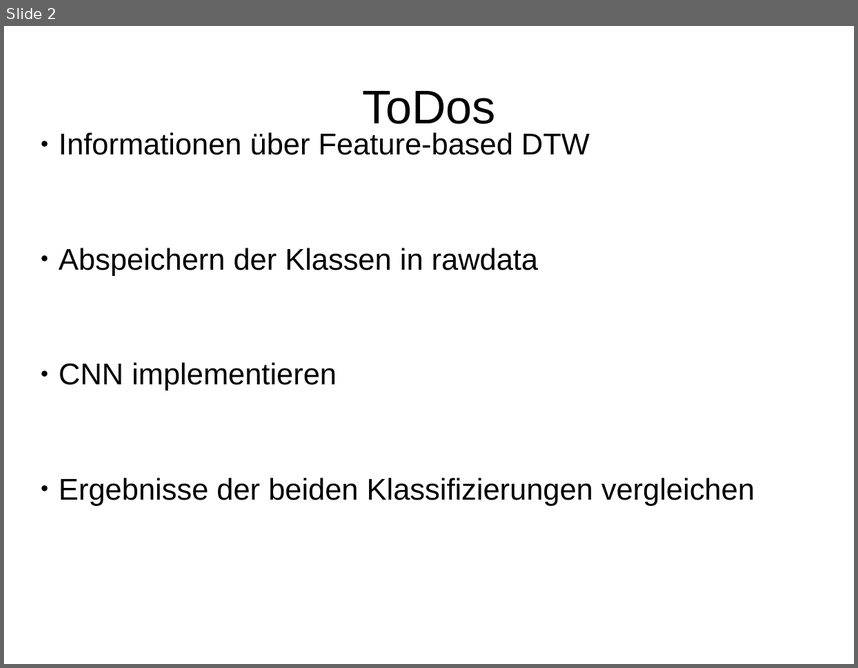
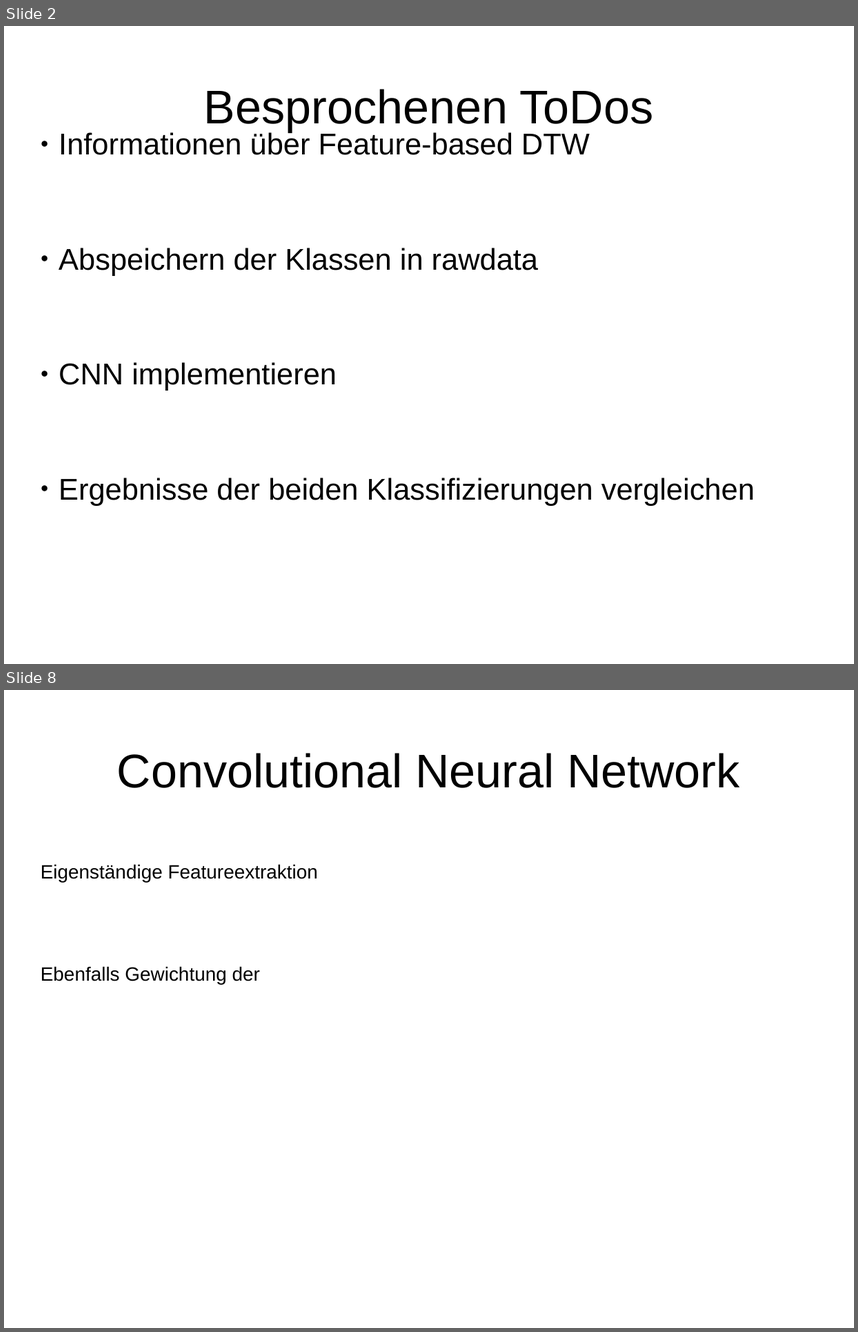
Before and after one commit to HannahSyrek/MTAnalysisOfCGMCurves, a slide deck: presentations/presentation_21_03_18.odp. Shown one above the other, each under a label of ours: slide 2 before the commit, slides 2 and 8 after it; the slides between them are not shown. The pictures are 858x668 and 858x1332 pixels, drawn with LibreOffice and Linux fonts; fonts in the diff are those of the drawing. Boxes give left, top, right and bottom in pixels: in the first picture for what was removed or moved away, otherwise in the second. Text is boxed around its words. In the diff, an @@ line names an element or a change of style, - is before the commit and + after.

```diff
--- a/presentations/presentation_21_03_18.odp
+++ b/presentations/presentation_21_03_18.odp
@@ slide 8 added at [4,690,854,1328], background #FFFFFF @@
@@ title added at [117,753,740,788], 44 pt, text #000000 @@
+Convolutional Neural Network
@@ subtitle added at [41,864,318,984], 18 pt, text #000000 @@
+Eigenständige Featureextraktion
+Ebenfalls Gewichtung der
@@ slide 2 changed as well @@
@@ title at [204,89,654,132]: text changed @@
-ToDos
+Besprochenen ToDos
```
Also in this commit, not shown: 2 other slides changed, 5 other slides added, 3 slides removed, 13 other files.
